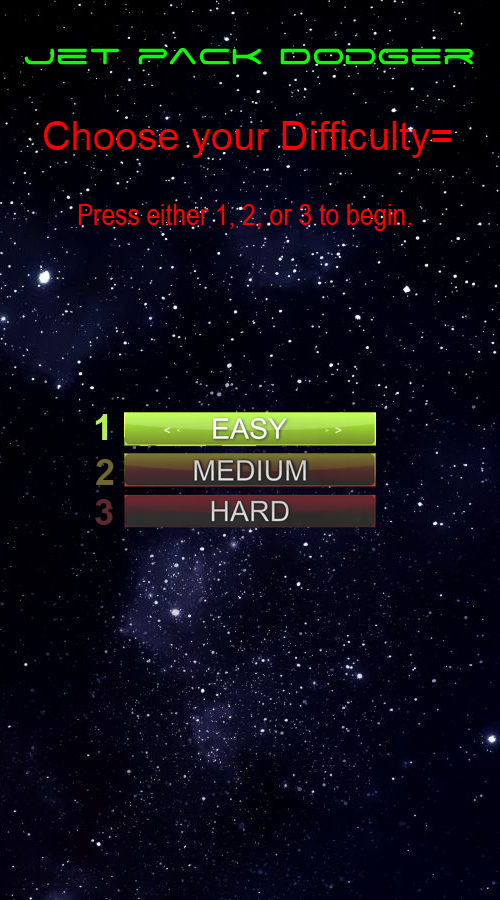
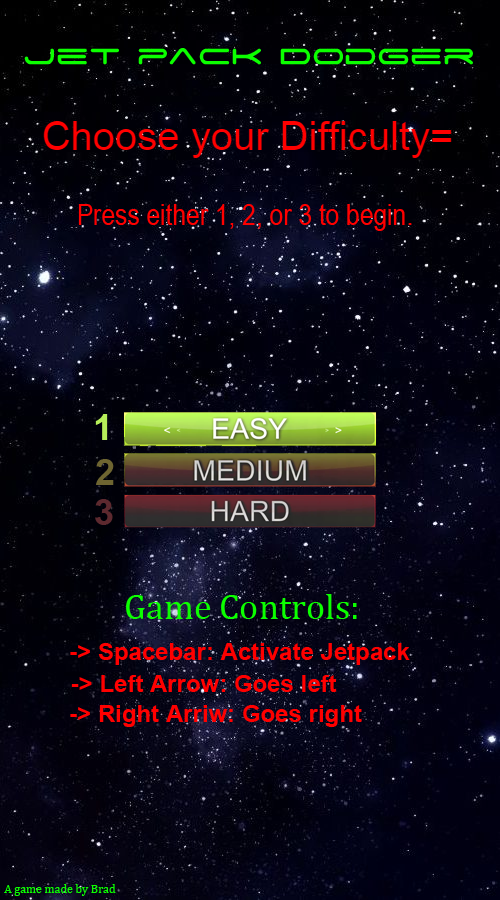
Two versions of the same layered image (500×900). Layer-by-layer changes:
added layer "-> Right Arriw: Goes right" above "2" over [70, 705, 362, 727]
added layer "-> Spacebar: Activate Jetpack" above "-> Left Arrow: Goes left" over [70, 643, 410, 665]
added layer "-> Left Arrow: Goes left" above "1" over [71, 675, 337, 692]
added layer "A game made by Brad" above "Layer 2" over [4, 884, 116, 896]
added layer "Game Controls:" above "difficulty" over [126, 594, 357, 619]
